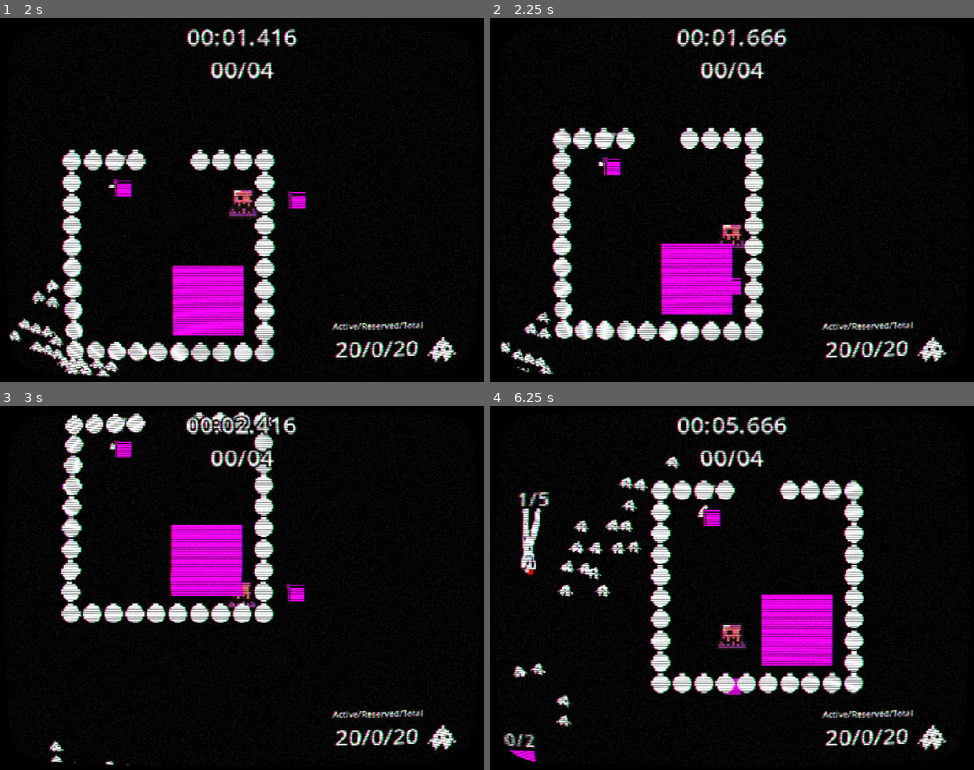
Above: before the commit, frames 1-4 (two rows, left to right).
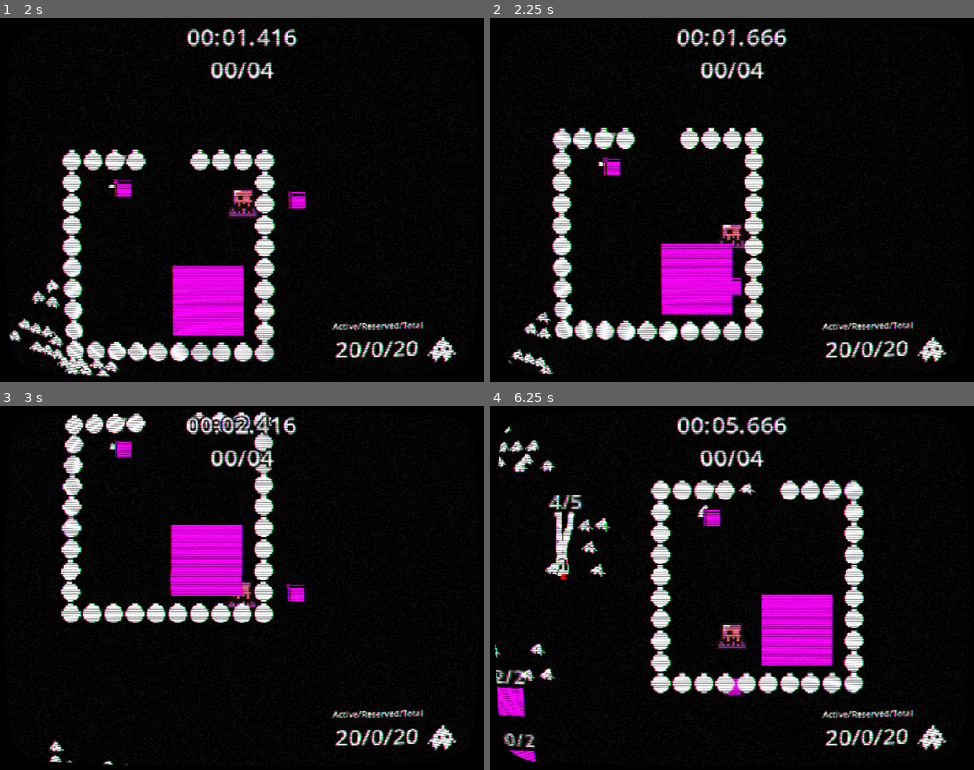
Above: after the commit, the same moments.

Repository: Octaniko/EnemyOfNone
Game: Godot game, scene res://scenes/levels/main_menu/main_menu.tscn
The game is run twice, just before and just after one commit, with the same random seed, the same clock (stepped at 60 frames per second) and the same inputs. Video files are missing from this copy of the repository; at most half a second of black plays in their place.
Inputs:
- Up to frame 1 (2 s): click "Play" at 0.5 s; hold D (right) from 1.28 s (still down); hold Shift (recall) from 1.28 s (still down)
- Up to frame 2 (2.25 s): release D (right) at 2.03 s; release Shift (recall) at 2.03 s; hold S (down) from 2.03 s (still down); tap Space (rush) at 2.1 s
- Up to frame 3 (3 s): release S (down) at 2.78 s; hold D (right) from 2.78 s (still down); hold Shift (recall) from 2.78 s (still down)
- Up to frame 4 (6.25 s): release D (right) at 3.53 s; release Shift (recall) at 3.53 s; hold W (up) 3.53-4.28 s; tap Space (rush) at 3.6, 5.1 s; hold Shift (recall) 4.28-5.03 s; hold A (left) 4.28-5.78 s; hold S (down) from 5.78 s (still down); hold Shift (recall) from 5.78 s (still down)

Frame 1 is identical in both runs. In frame 2, less than 0.1% of the frame differs, in the area x 2-9%, y 89-98%; in frame 3, less than 0.1%; in frame 4, 4.1%, in the area x 1-55%, y 5-89%.

Commit message:
fix: Fix units attacking only once

Diff:
--- a/scenes/entities/enemy/enemy.tscn
+++ b/scenes/entities/enemy/enemy.tscn
@@ -170,6 +170,7 @@
 collision_mask = 15
 script = ExtResource("1_dt443")
 carcass_scene = ExtResource("2_h26p2")
+max_health = 100
 
 [node name="AnimationPlayer" type="AnimationPlayer" parent="."]
 libraries = {
@@ -186,6 +187,7 @@
 position = Vector2(0, 16)
 collision_layer = 4
 collision_mask = 0
+monitorable = false
 script = ExtResource("4_ddkys")
 
 [node name="CollisionShape2D" type="CollisionShape2D" parent="AnimatedSprite2D/HitBox"]
--- a/scenes/entities/unit/states/unit_attach.gd
+++ b/scenes/entities/unit/states/unit_attach.gd
@@ -54,4 +54,4 @@
 
 func exit() -> void:
 	attach_target = null
-	hitbox.monitorable = false
+	hitbox.set_deferred("monitorable", false)
--- a/scenes/entities/unit/unit.tscn
+++ b/scenes/entities/unit/unit.tscn
@@ -136,7 +136,7 @@
 radius = 3.0
 
 [sub_resource type="CircleShape2D" id="CircleShape2D_p0kfm"]
-radius = 71.02816
+radius = 41.109608
 
 [node name="Unit" type="CharacterBody2D" groups=["targets", "units"]]
 collision_layer = 2
